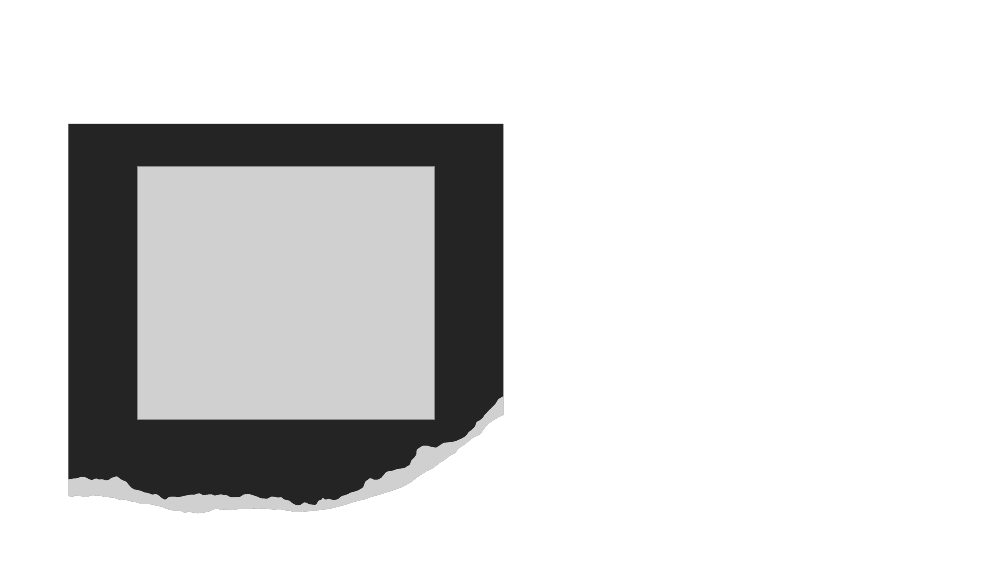
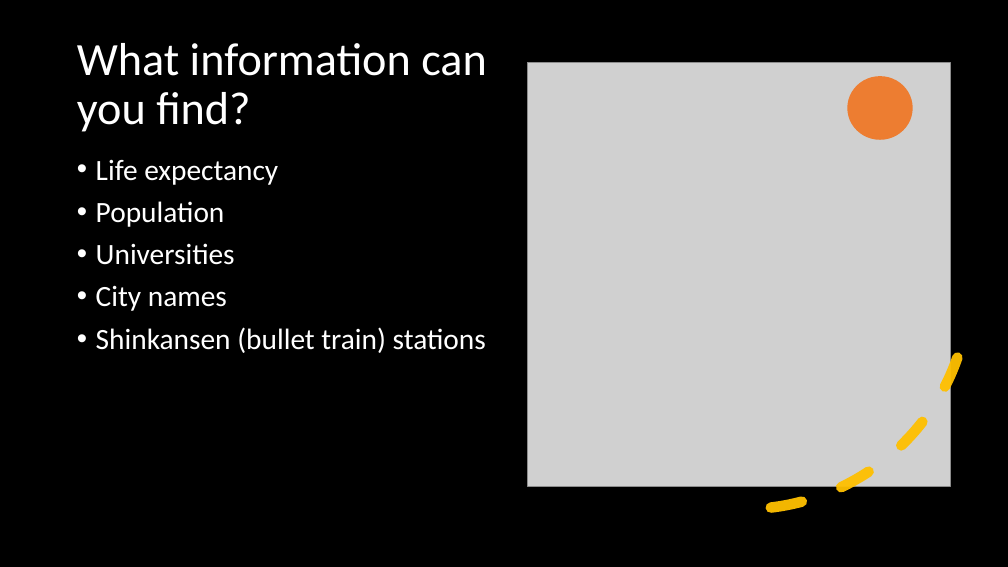
Before and after one commit to Dizzybelle/Project-3, a slide deck: slide 2 of Japan_presentation.pptx. Drawn at 1008x567 pixels with LibreOffice and Linux fonts; fonts in the diff are those of the drawing; grey boxes stand for pictures. Boxes give left, top, right and bottom in pixels: in the first picture for what was removed or moved away, otherwise in the second. Text is boxed around its words. In the diff, an @@ line names an element or a change of style, - is before the commit and + after.

```diff
--- a/Japan_presentation.pptx
+++ b/Japan_presentation.pptx
@@ background #FFFFFF to #000000 @@
@@ title added at <box>77,43,487,132</box>, 44 pt, text #FFFFFF @@
+What information can you find?
@@ arc (boxed as its full ellipse) added at <box>493,32,995,534</box>, outline #FFC000 10 pt dashed @@
@@ picture: place and size @@
-picture at <box>138,166,434,420</box>
+picture at <box>527,63,951,486</box>
@@ ellipse added at <box>848,76,913,140</box>, fill #ED7D31 @@
@@ text added at <box>96,159,486,353</box>, 28 pt, text #FFFFFF @@
+• Life expectancy
+• Population
+• Universities
+• City names
+• Shinkansen (bullet train) stations
@@ group removed at <box>68,124,503,513</box>: 3 freeform shapes, 1 picture @@
```
Also in this commit, not shown: 7 other slides changed.
